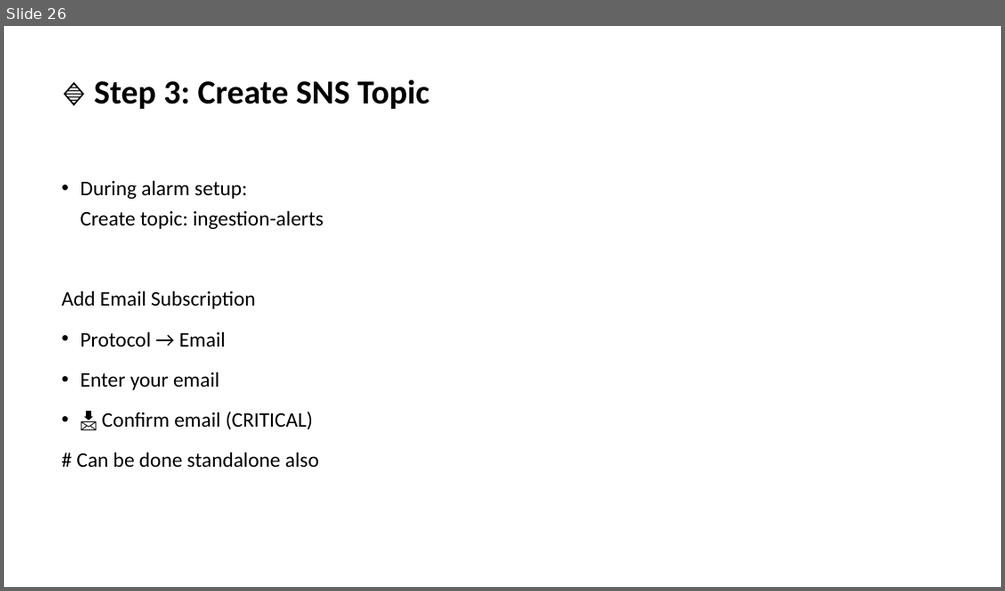
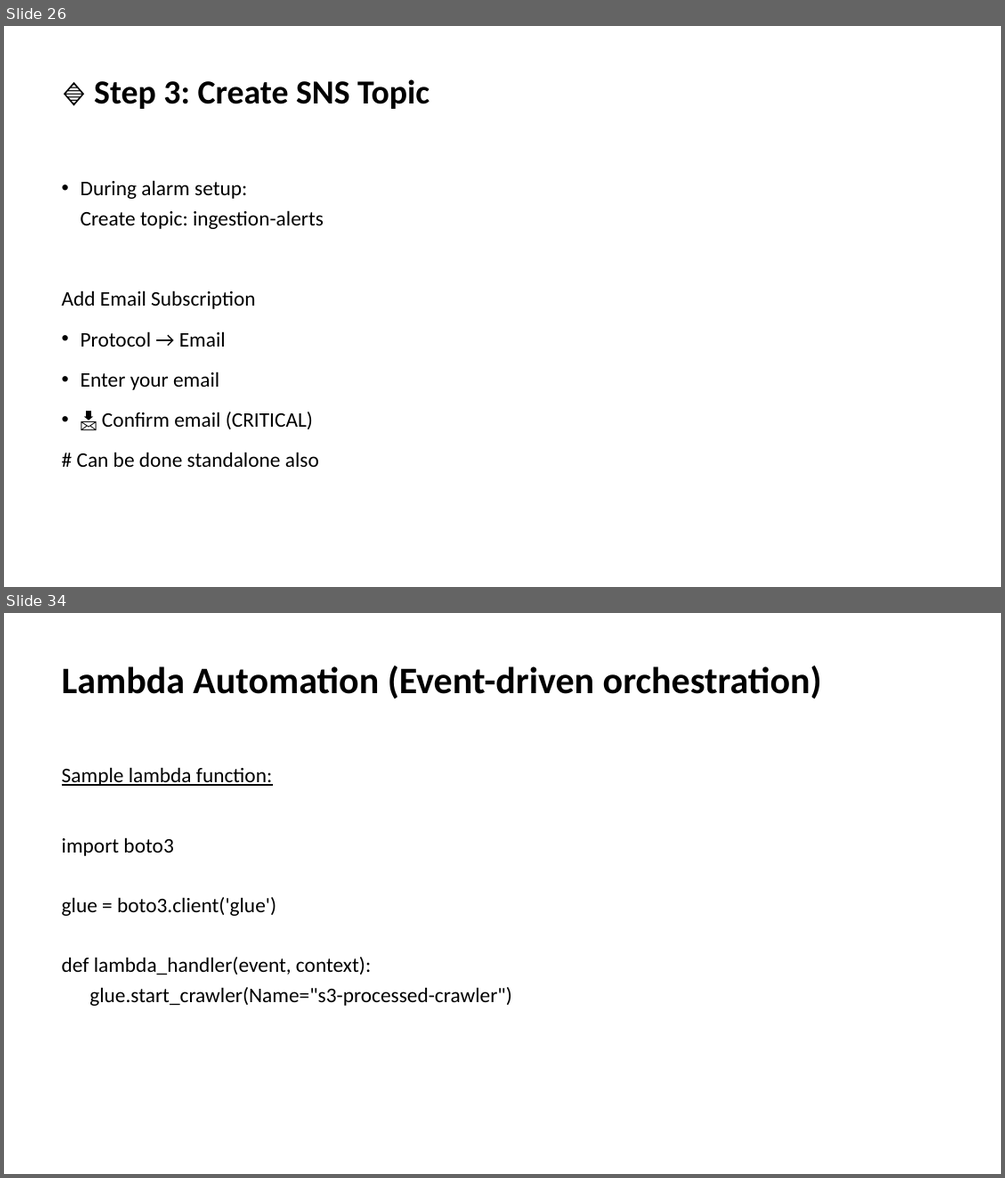
Before and after one commit to sabyasachisome/data_engineering_workshop, a slide deck: data_engineering_workshop.pptx. Shown one above the other, each under a label of ours: slide 26 before the commit, slides 26 and 34 after it; the slides between them are not shown. The pictures are 1005x591 and 1005x1178 pixels, drawn with LibreOffice and Linux fonts; fonts in the diff are those of the drawing. Boxes give left, top, right and bottom in pixels: in the first picture for what was removed or moved away, otherwise in the second. Text is boxed around its words. In the diff, an @@ line names an element or a change of style, - is before the commit and + after.

```diff
--- a/data_engineering_workshop.pptx
+++ b/data_engineering_workshop.pptx
@@ slide 34 added at bbox=[4, 613, 1001, 1174], background #FFFFFF @@
@@ title added at bbox=[62, 666, 822, 698], 36 pt, text #000000, bold @@
+Lambda Automation (Event-driven orchestration)
@@ text added at bbox=[62, 767, 512, 1005], 20 pt, text #000000 @@
+Sample lambda function:
+import boto3
+glue = boto3.client('glue')
+def lambda_handler(event, context):
+glue.start_crawler(Name="s3-processed-crawler")
```
Also in this commit, not shown: 11 other slides added.
